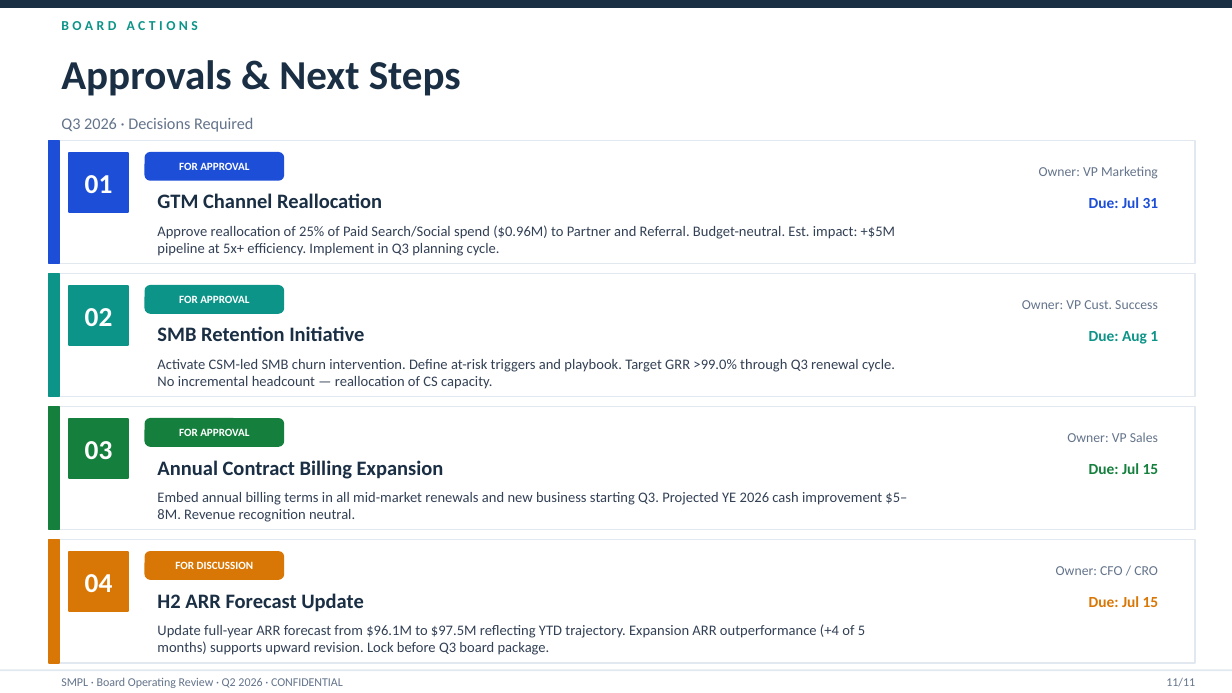
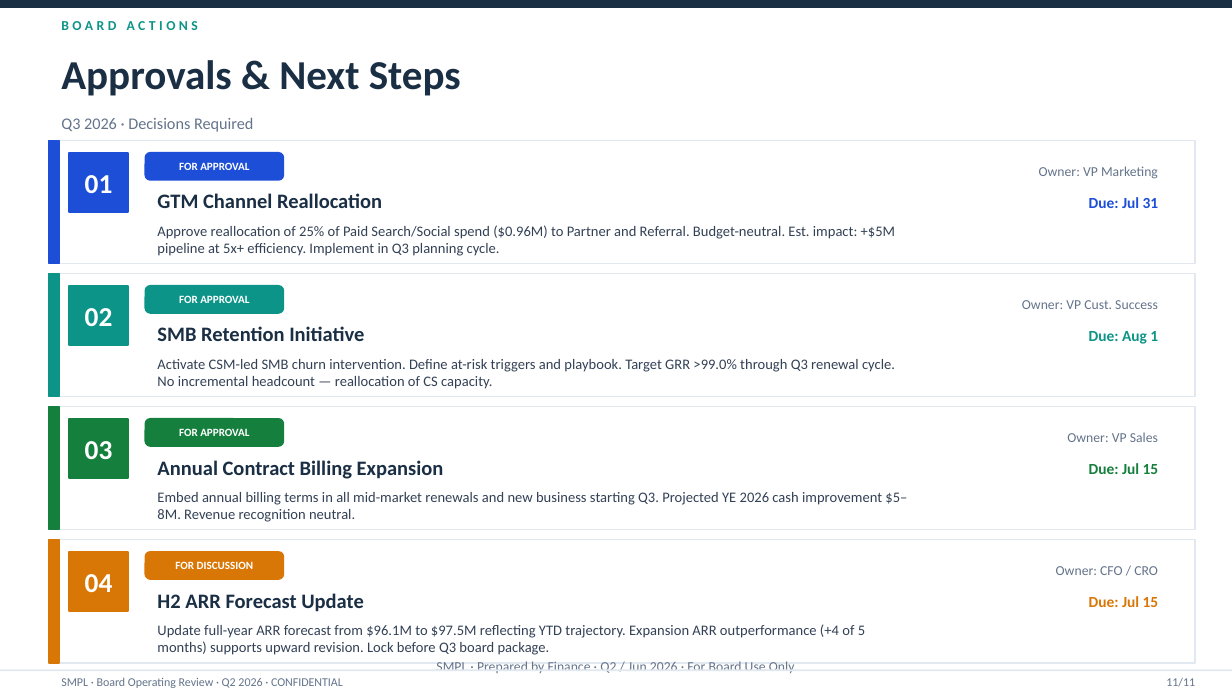
Before and after one commit to mattjustice-ops/smpl-financial-intelligence, a slide deck: slide 11 of frontend/public/board-sample/exports/SMPL_Board_Review_Q2_2026.pptx. Drawn at 1232x693 pixels with LibreOffice and Linux fonts; fonts in the diff are those of the drawing. Boxes give left, top, right and bottom in pixels: in the first picture for what was removed or moved away, otherwise in the second. Text is boxed around its words. In the diff, an @@ line names an element or a change of style, - is before the commit and + after.

Commit message:
Add board sample exports and fix public marketing dashboard

```diff
--- a/frontend/public/board-sample/exports/SMPL_Board_Review_Q2_2026.pptx
+++ b/frontend/public/board-sample/exports/SMPL_Board_Review_Q2_2026.pptx
@@ text added at bbox=[436, 661, 795, 673], 8 pt, text #64748B @@
+SMPL · Prepared by Finance · Q2 / Jun 2026 · For Board Use Only
```
Also in this commit, not shown: 8 other slides changed, 1 other file.
